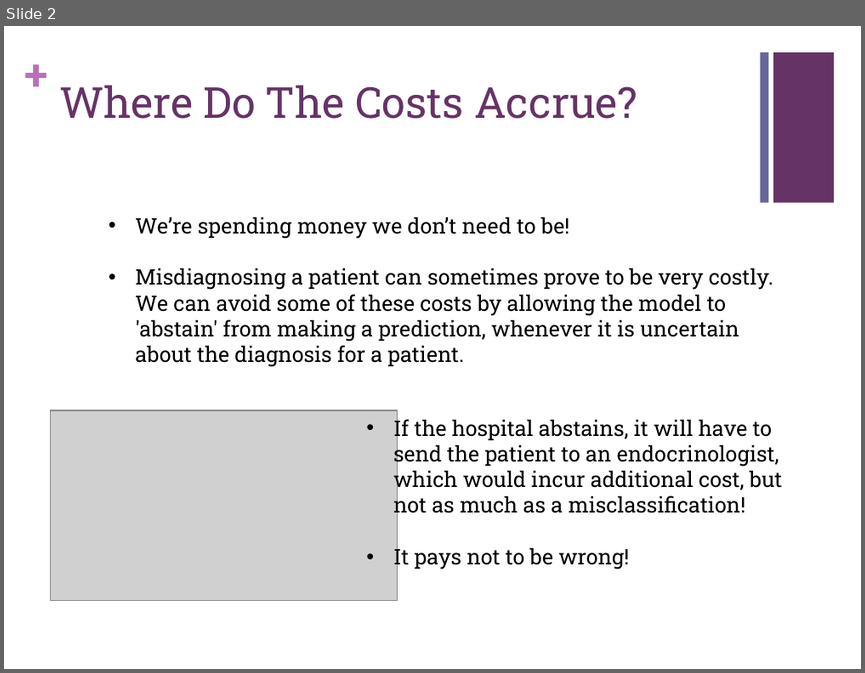
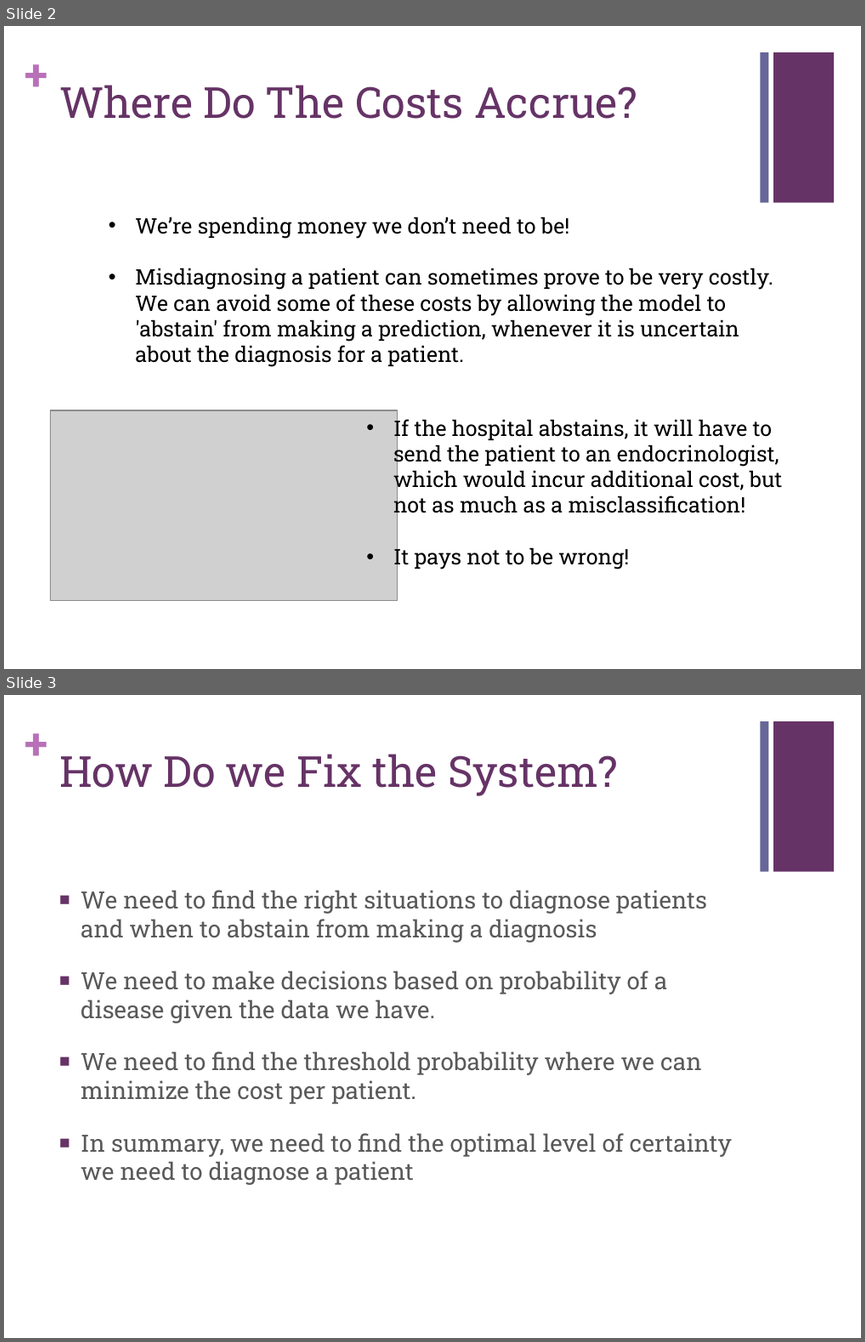
Before and after one commit to nondracek/CS109_GroupWork, a slide deck: 7/CS109 Presentation.pptx. Shown one above the other, each under a label of ours: slide 2 before the commit, slides 2 and 3 after it. The pictures are 865x673 and 865x1342 pixels, drawn with LibreOffice and Linux fonts; fonts in the diff are those of the drawing; grey boxes stand for pictures. Boxes give left, top, right and bottom in pixels: in the first picture for what was removed or moved away, otherwise in the second. Text is boxed around its words. In the diff, an @@ line names an element or a change of style, - is before the commit and + after.

```diff
--- a/7/CS109 Presentation.pptx
+++ b/7/CS109 Presentation.pptx
@@ slide 3 added at (4,695,861,1338), background #FFFFFF; not listed: 3 template elements that a slide beside it also shows @@
@@ title added at (59,754,618,796), 36 pt, text #663366 @@
+How Do we Fix the System?
@@ text added at (80,890,732,1185), 20 pt, text #595959 @@
+■ We need to find the right situations to diagnose patients and when to abstain from making a diagnosis
+■ We need to make decisions based on probability of a disease given the data we have.
+■ We need to find the threshold probability where we can minimize the cost per patient.
+■ In summary, we need to find the optimal level of certainty we need to diagnose a patient
```
Also in this commit, not shown: 2 other slides added, 3 slides removed.
